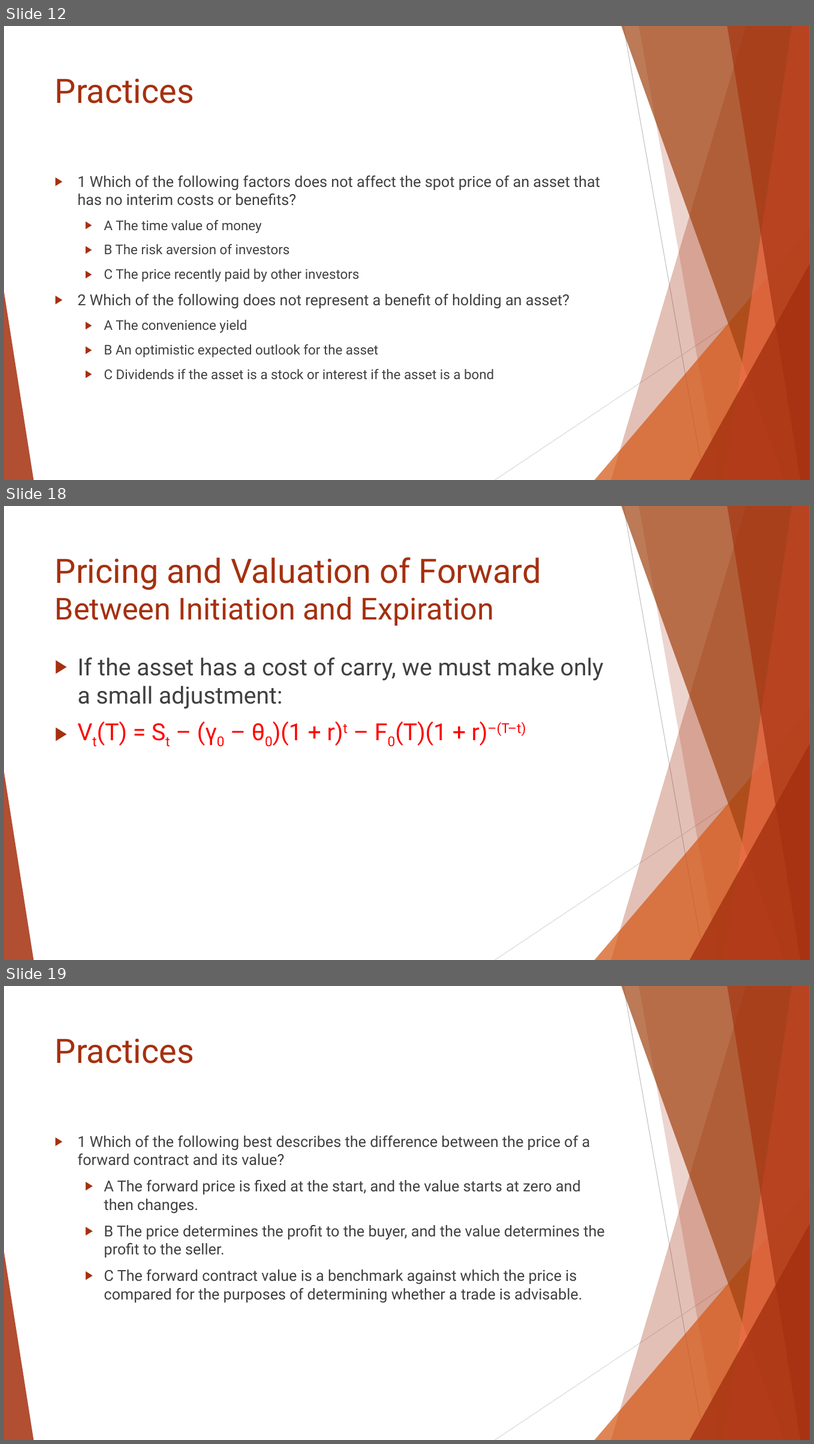
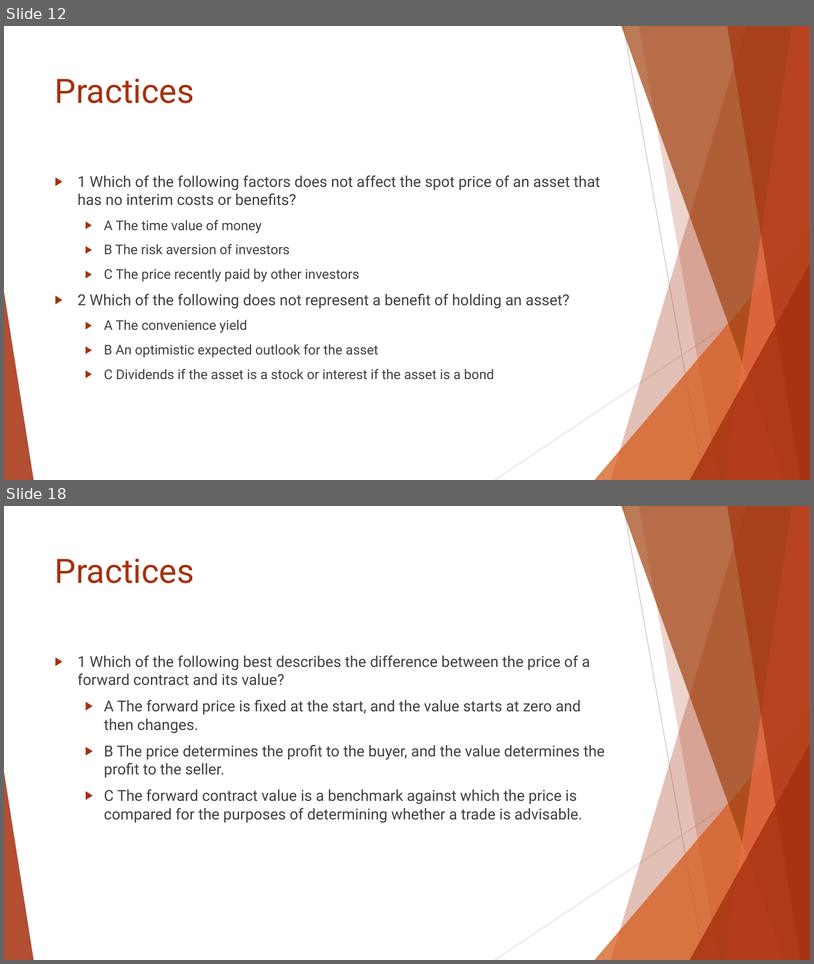
Before and after one commit to Isco0530/data, a slide deck: Reading 46.pptx. Shown one above the other, each under a label of ours: slides 12, 18 and 19 before the commit, slides 12 and 18 after it; the slides between them are not shown. The pictures are 814x1444 and 814x964 pixels, drawn with LibreOffice and Linux fonts; fonts in the diff are those of the drawing. Boxes give left, top, right and bottom in pixels: in the first picture for what was removed or moved away, otherwise in the second. Text is boxed around its words. In the diff, an @@ line names an element or a change of style, - is before the commit and + after.

```diff
--- a/Reading 46.pptx
+++ b/Reading 46.pptx
@@ slide 18 removed at box(4, 506, 810, 960), background #FFFFFF; not listed: 10 template elements that a slide beside it also shows @@
@@ title removed at box(55, 557, 542, 626) @@
-Pricing and Valuation of Forward
-Between Initiation and Expiration
@@ text removed at box(78, 657, 604, 747) @@
-▶ If the asset has a cost of carry, we must make only a small adjustment:
-▶ Vt(T) = St – (γ0 – θ0)(1 + r)t – F0(T)(1 + r)–(T–t)
@@ what was slide 19 is now slide 18 @@
```
Also in this commit, not shown: 5 slides changed.
